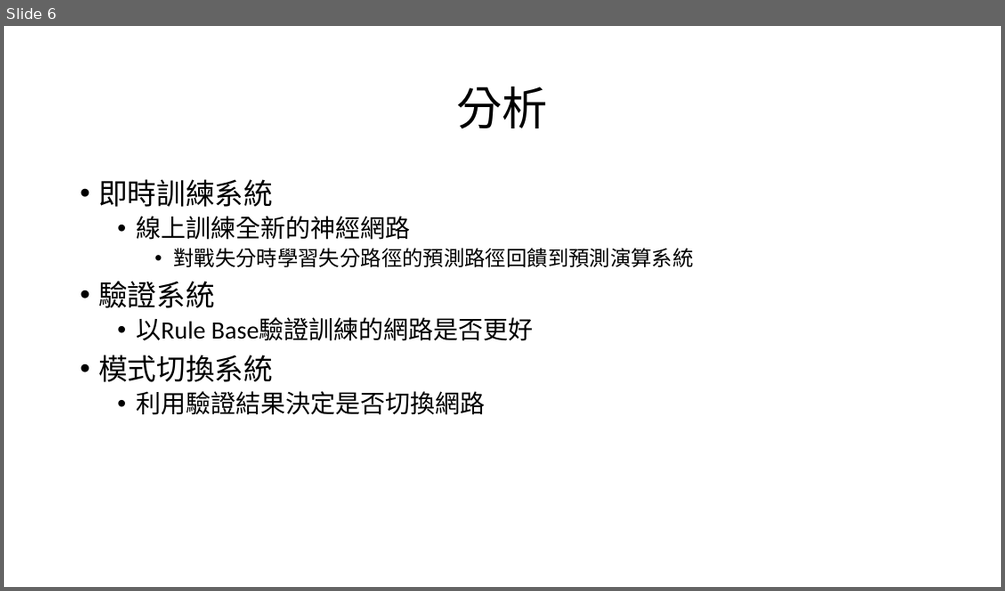
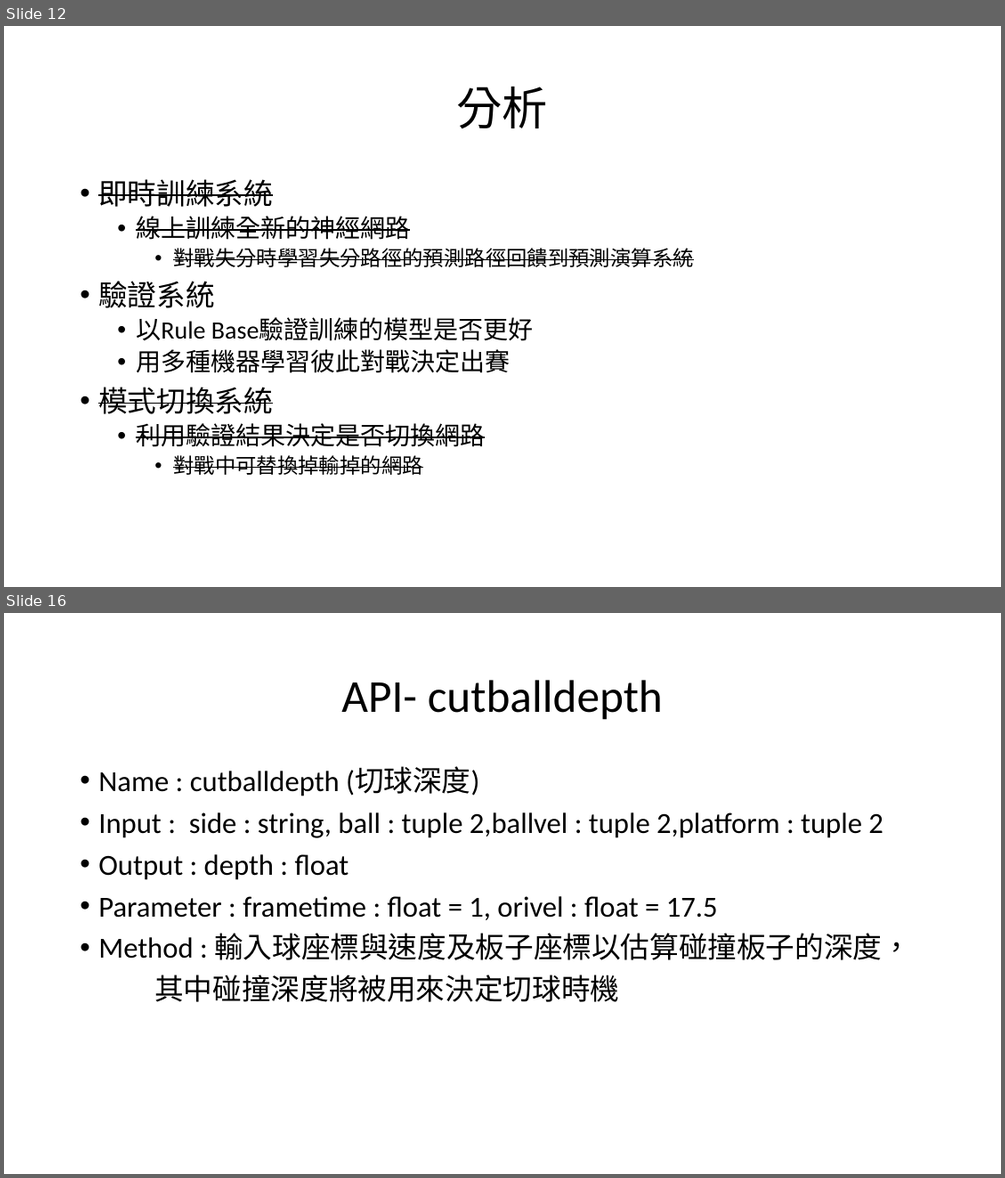
Before and after one commit to HongYu313Lin/-, a slide deck: 乒乓球規格.pptx. Shown one above the other, each under a label of ours: slide 6 before the commit, slides 12 and 16 after it; the slides between them are not shown. The pictures are 1005x591 and 1005x1178 pixels, drawn with LibreOffice and Linux fonts; fonts in the diff are those of the drawing. Boxes give left, top, right and bottom in pixels: in the first picture for what was removed or moved away, otherwise in the second. Text is boxed around its words. In the diff, an @@ line names an element or a change of style, - is before the commit and + after.

```diff
--- a/乒乓球規格.pptx
+++ b/乒乓球規格.pptx
@@ slide 16 added at (x1=4, y1=613, x2=1001, y2=1174), background #FFFFFF @@
@@ title added at (x1=341, y1=680, x2=663, y2=720), 44 pt, text #000000 @@
+API- cutballdepth
@@ text added at (x1=98, y1=767, x2=911, y2=1002), 28 pt, text #000000 @@
+• Name : cutballdepth (切球深度)
+• Input : side : string, ball : tuple 2,ballvel : tuple 2,platform : tuple 2
+• Output : depth : float
+• Parameter : frametime : float = 1, orivel : float = 17.5
+• Method : 輸入球座標與速度及板子座標以估算碰撞板子的深度，
+其中碰撞深度將被用來決定切球時機
@@ what was slide 6 is now slide 12 @@
@@ slide 12 changed as well @@
@@ text at (x1=98, y1=179, x2=693, y2=447): strikethrough on in "即時訓練系統", "線上訓練全新的神經網路", "對戰失分時學習失分路徑的預測路徑回饋到預測演算系統", "模式切換系統" and 1 more places @@
@@ text at (x1=136, y1=318, x2=534, y2=373): text changed @@
-  • 以Rule Base驗證訓練的網路是否更好
+  • 以Rule Base驗證訓練的模型是否更好
+  • 用多種機器學習彼此對戰決定出賽
@@ text at (x1=173, y1=455, x2=423, y2=475): paragraph added @@
+    • 對戰中可替換掉輸掉的網路
```
Also in this commit, not shown: 5 other slides changed, 27 other slides added, 22 other files.
